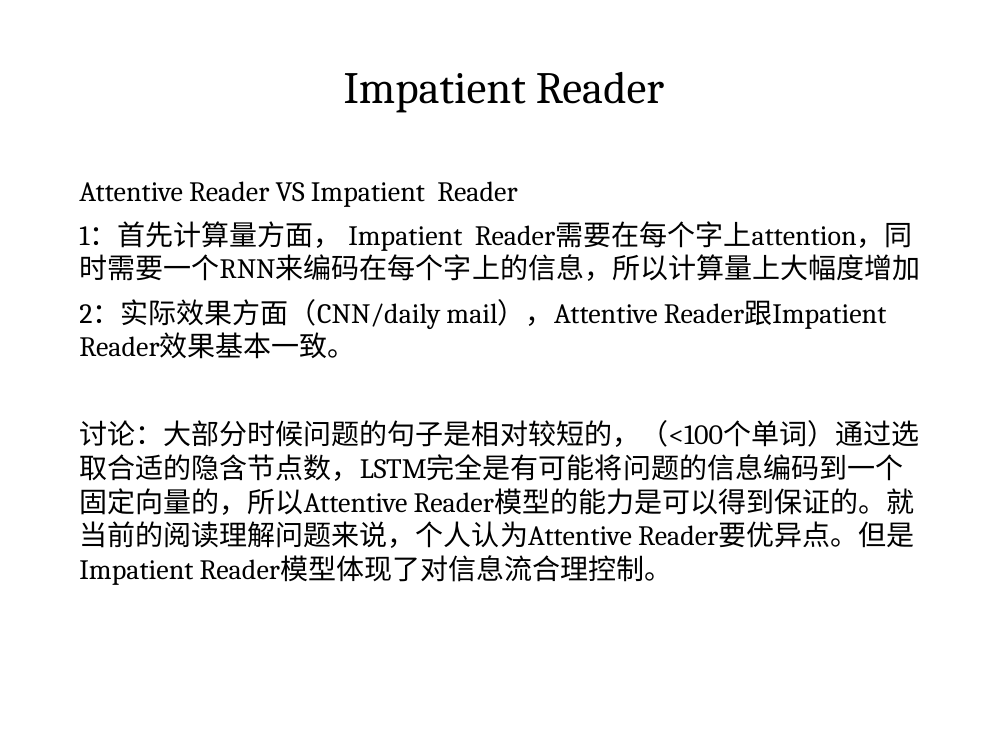
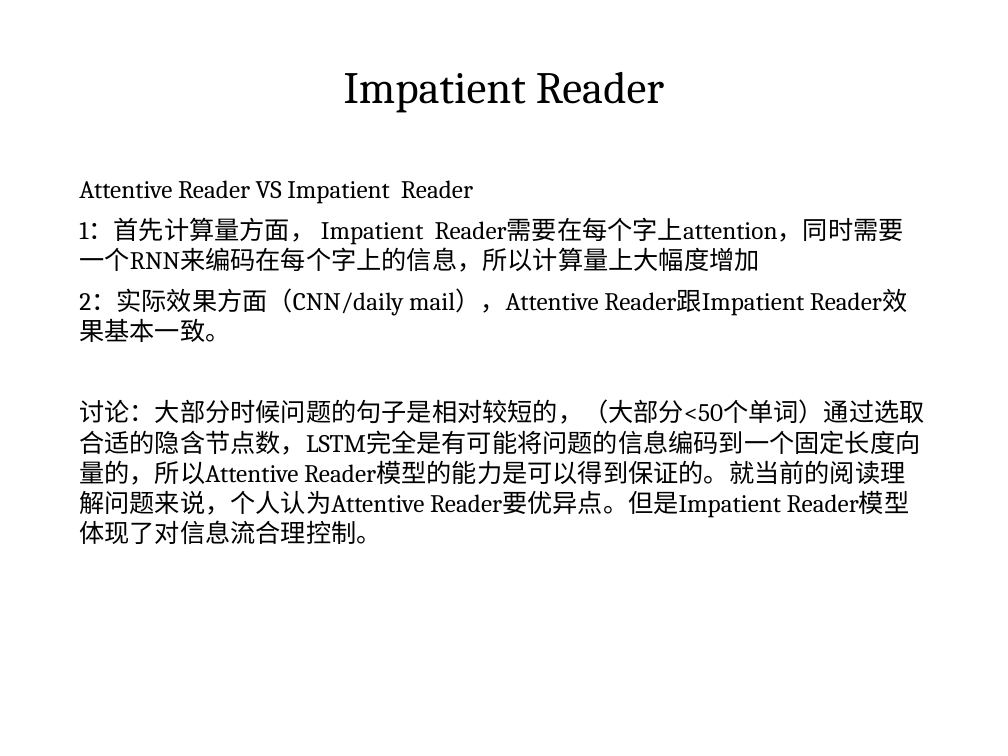
Before and after one commit to coddinglxf/readcomprehension, a slide deck: slide 17 of Reading Comprehensive.pptx (slide 15 before the commit). Drawn at 1008x756 pixels with LibreOffice and Linux fonts; fonts in the diff are those of the drawing. Boxes give left, top, right and bottom in pixels: in the first picture for what was removed or moved away, otherwise in the second. Text is boxed around its words. In the diff, an @@ line names an element or a change of style, - is before the commit and + after.

```diff
--- a/Reading Comprehensive.pptx
+++ b/Reading Comprehensive.pptx
@@ text at (x1=79, y1=180, x2=904, y2=342): size 20 to 18 pt in "Attentive Reader VS Impatient Reader", "1：首先计算量方面， Impatient Reader需要在每个字上attention，同时需要一个RNN来编码在每个字 ...", "2：实际效果方面（CNN/daily mail），Attentive Reader跟Impatient Reader效果 ..." @@
@@ text at (x1=79, y1=399, x2=924, y2=544): text changed; size 20 to 18 pt @@
-讨论：大部分时候问题的句子是相对较短的，（<100个单词）通过选取合适的隐含节点数，LSTM完全是有可能将问题的信息编码到一个固定向量的，所以Attentive Reader模型的能力是可以得到保证的。就当前的阅读理解问题来说，个人认为Attentive Reader要优异点。但是Impatient Reader模型体现了对信息流合理控制。
+讨论：大部分时候问题的句子是相对较短的，（大部分<50个单词）通过选取合适的隐含节点数，LSTM完全是有可能将问题的信息编码到一个固定长度向量的，所以Attentive Reader模型的能力是可以得到保证的。就当前的阅读理解问题来说，个人认为Attentive Reader要优异点。但是Impatient Reader模型体现了对信息流合理控制。
```
Also in this commit, not shown: 11 other slides changed, 4 slides added, 1 slide removed, 4 other files.
